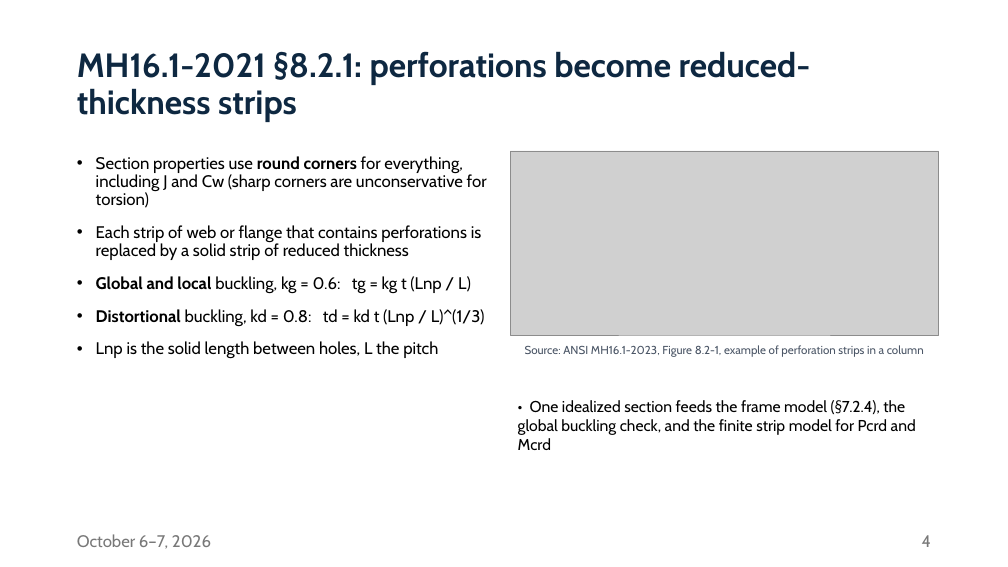
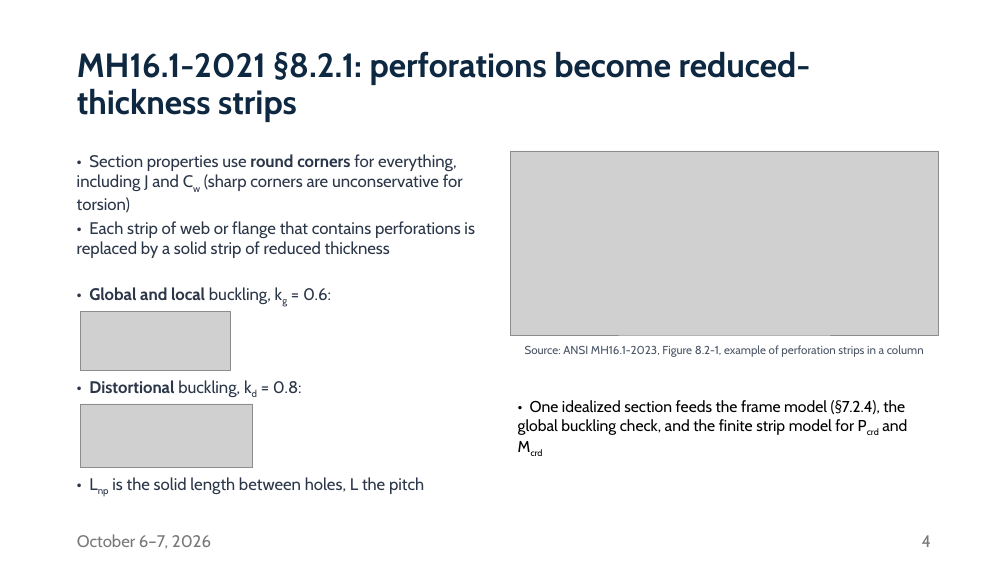
Before and after one commit to runtosolve/ICCFSS2026_MoenRackStandards, a slide deck: slide 4 of Moen_ICCFSS_2026_rack_standards.pptx. Drawn at 1008x567 pixels with LibreOffice and Linux fonts; fonts in the diff are those of the drawing; grey boxes stand for pictures. Boxes give left, top, right and bottom in pixels: in the first picture for what was removed or moved away, otherwise in the second. Text is boxed around its words. In the diff, an @@ line names an element or a change of style, - is before the commit and + after.

```diff
--- a/Moen_ICCFSS_2026_rack_standards.pptx
+++ b/Moen_ICCFSS_2026_rack_standards.pptx
@@ text added at bbox=[77, 154, 463, 213], 16 pt, text #2B3648 @@
+• Section properties use round corners for everything, including J and Cw (sharp corners are unconservative for torsion)
@@ text removed at bbox=[96, 156, 487, 359] @@
-• Section properties use round corners for everything, including J and Cw (sharp corners are unconservative for torsion)
-• Each strip of web or flange that contains perforations is replaced by a solid strip of reduced thickness
-• Global and local buckling, kg = 0.6: tg = kg t (Lnp / L)
-• Distortional buckling, kd = 0.8: td = kd t (Lnp / L)^(1/3)
-• Lnp is the solid length between holes, L the pitch
@@ text added at bbox=[77, 221, 474, 258], 16 pt, text #2B3648 @@
+• Each strip of web or flange that contains perforations is replaced by a solid strip of reduced thickness
@@ text added at bbox=[89, 287, 331, 304], 16 pt, text #2B3648 @@
+• Global and local buckling, kg = 0.6:
@@ picture added at bbox=[81, 312, 231, 370] @@
@@ text added at bbox=[89, 380, 302, 397], 16 pt, text #2B3648 @@
+• Distortional buckling, kd = 0.8:
@@ picture added at bbox=[81, 404, 253, 467] @@
@@ text "• One idealized section feeds ..." at bbox=[518, 400, 907, 435]: now subscript in "Pcrd Mcrd" @@
@@ text added at bbox=[112, 477, 424, 494], 16 pt, text #2B3648 @@
+• Lnp is the solid length between holes, L the pitch
```
Also in this commit, not shown: 7 other slides changed, 13 other files.
